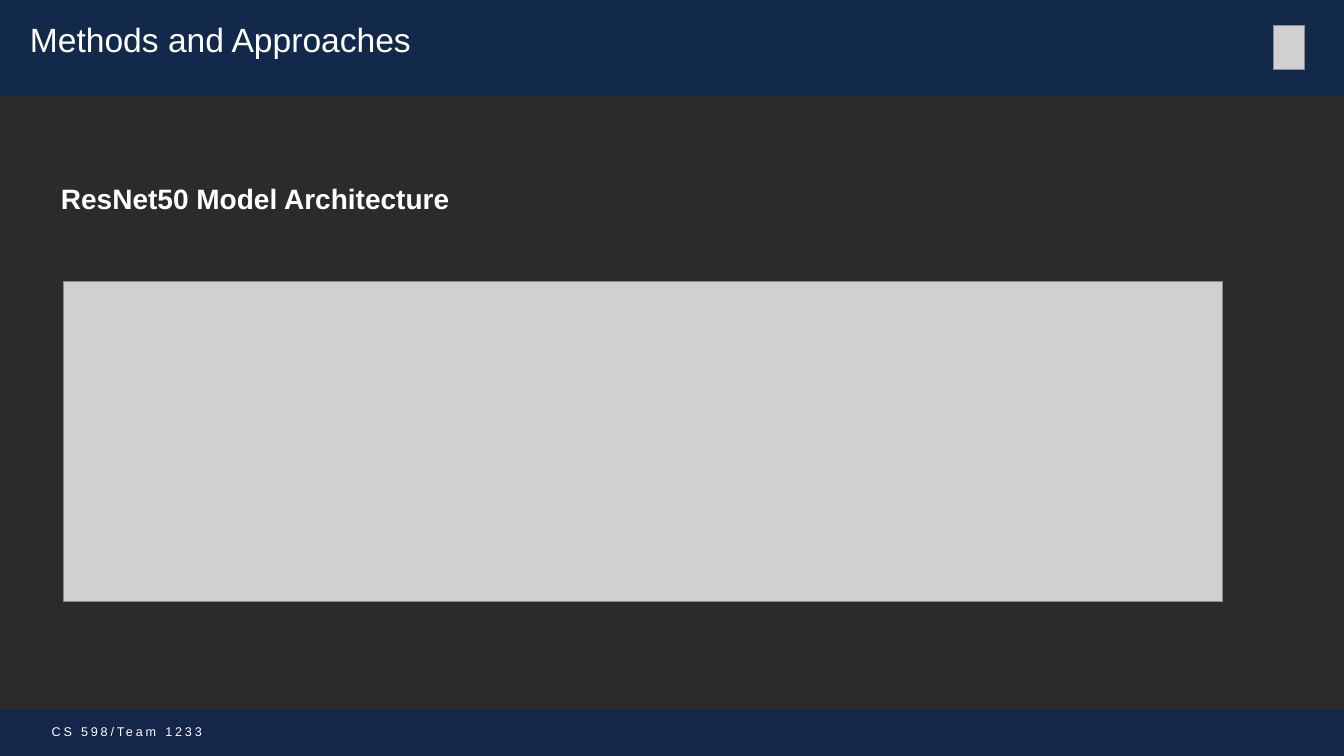
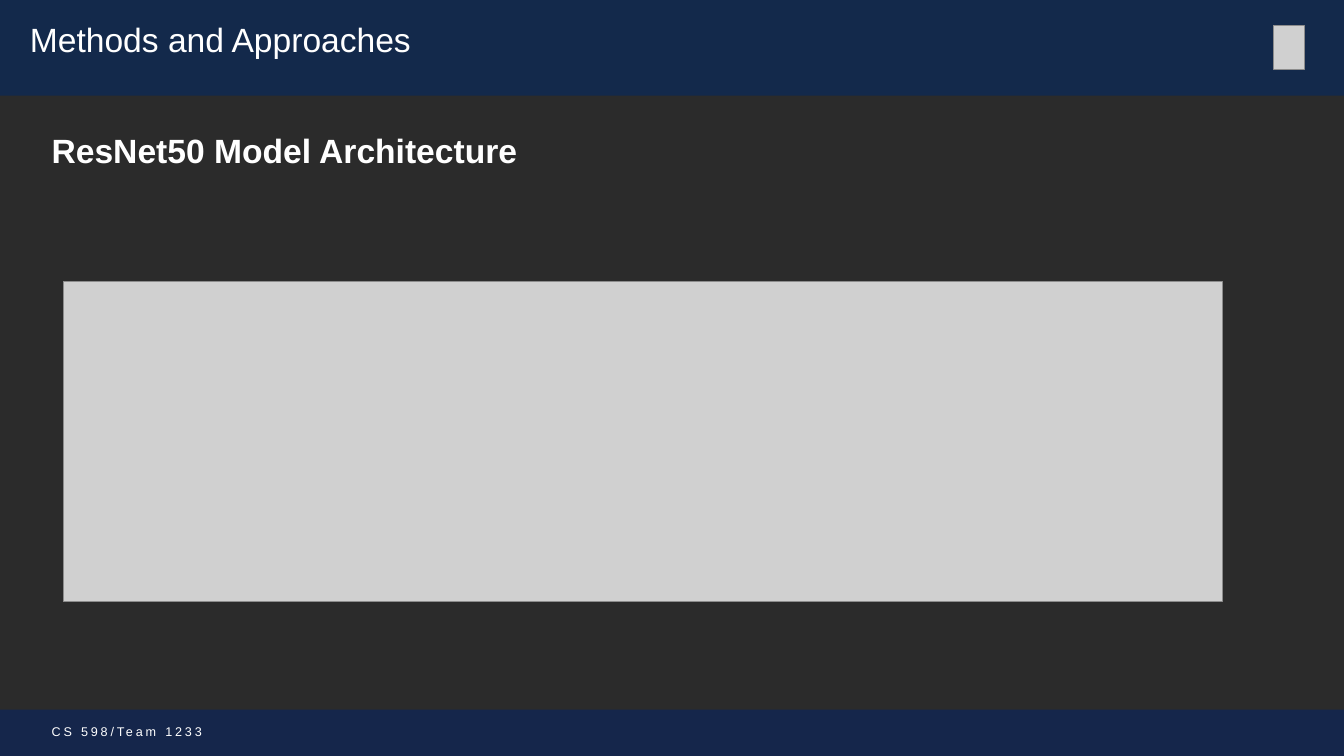
Before and after one commit to mohitbhadauria10/DL-Project, a slide deck: slide 7 of Presentation_Team_1233 _mike.pptx. Drawn at 1344x756 pixels with LibreOffice and Linux fonts; fonts in the diff are those of the drawing; grey boxes stand for pictures; background and template pictures are left out; a plain dark background stands for a picture behind light text. Boxes give left, top, right and bottom in pixels: in the first picture for what was removed or moved away, otherwise in the second. Text is boxed around its words. In the diff, an @@ line names an element or a change of style, - is before the commit and + after.

```diff
--- a/Presentation_Team_1233 _mike.pptx
+++ b/Presentation_Team_1233 _mike.pptx
@@ text "ResNet50 Model Architecture": place and size @@
-text "ResNet50 Model Architecture" at [61,188,449,210]
+text "ResNet50 Model Architecture" at [52,138,517,164]
@@ text "ResNet50 Model Architecture" at [52,138,517,164]: size 20 to 24 pt @@
```
Also in this commit, not shown: 4 other slides changed, 4 other files.
